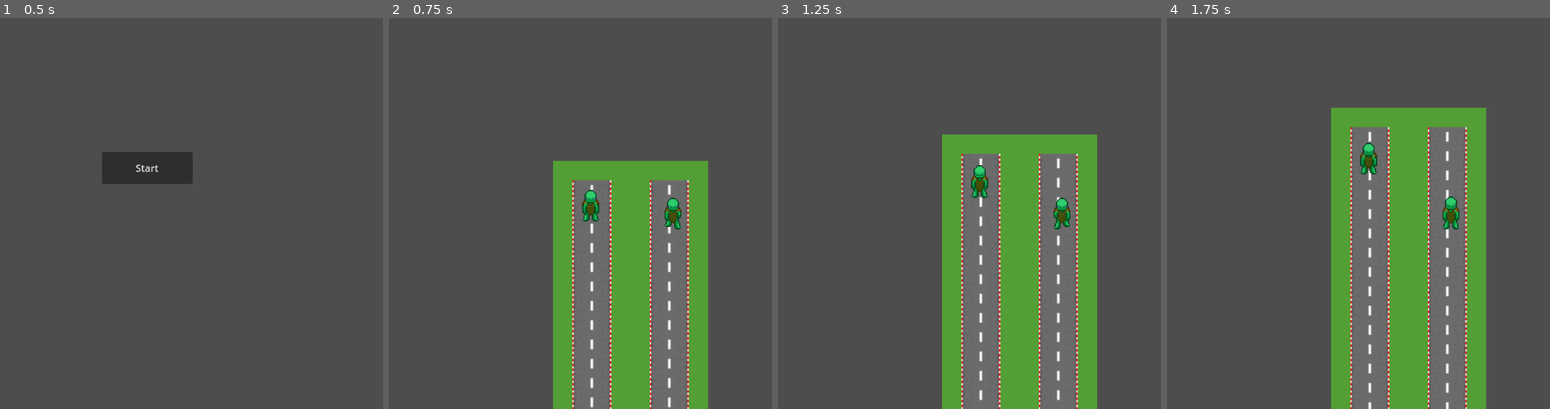
Above: before the commit, frames 1-4 (left to right).
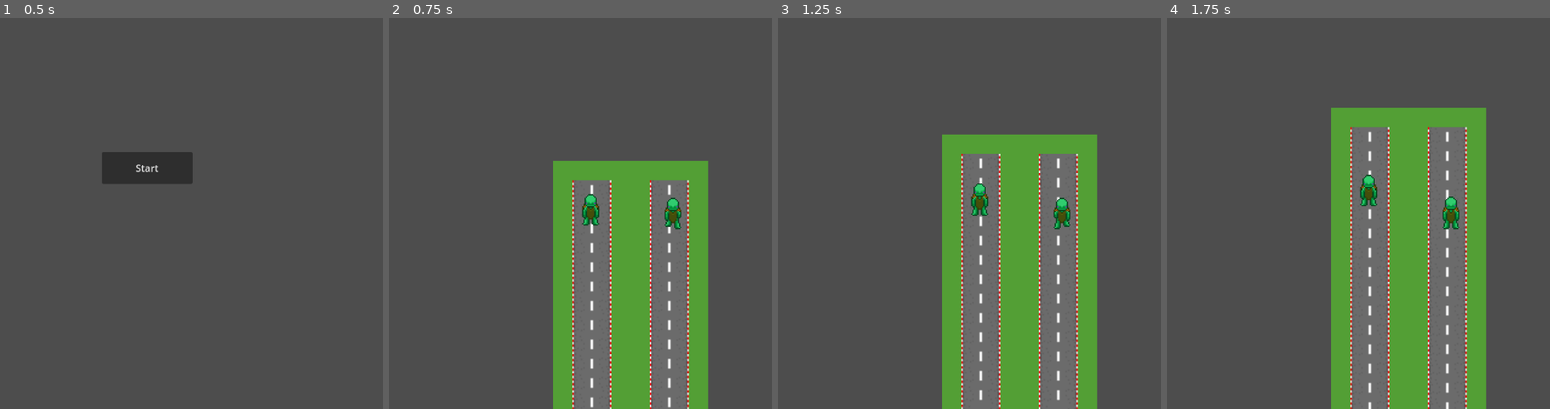
Above: after the commit, the same moments.

Repository: MichaelPherry/TurtleRace
Game: Godot game, scene res://Scenes/start_screen.tscn
The game is run twice, just before and just after one commit, with the same random seed, the same clock (stepped at 60 frames per second) and the same inputs.
Inputs:
- Up to frame 1 (0.5 s): no input
- Up to frame 2 (0.75 s): click "Start" at 0.5 s
- Up to frame 3 (1.25 s): no input
- Up to frame 4 (1.75 s): no input

Frame 1 is identical in both runs. In frame 2, 0.3% of the frame differs, in the area x 50-55%, y 43-54%; in frame 3, 0.5%; in frame 4, 0.6%, in the area x 50-55%, y 31-49%.

Commit message:
adding shop to kevin branch

Diff:
--- a/Scenes/FinishLine.gd
+++ b/Scenes/FinishLine.gd
@@ -19,6 +19,6 @@
 			body.sprite.speed_scale = 1
 			body.sprite.play("Standing")
 			print("%s has finished the race!" % body.name)
-			if len(finished_turts) >= 2:
+			if len(finished_turts) >= 1:
 				#pass
 				get_tree().change_scene_to_file("res://Scenes/shop.tscn")
--- a/Scenes/computer.gd
+++ b/Scenes/computer.gd
@@ -5,7 +5,7 @@
 var multiplier = 4
 
 #If health falls to zero your speed slows drastically
-const full_health = 0
+const full_health = 3
 var health_buff = 0
 var race_health = 3
 var health_check = true
--- a/Scenes/shop.gd
+++ b/Scenes/shop.gd
@@ -1,7 +1,12 @@
 extends Node2D
 
 #There's like for sure a better way to do this
-var itemList = ["Coffee", "Test", "Test2"]
+var rng = RandomNumberGenerator.new()
+var weights = PackedFloat32Array([1, 1, 1, 1, 0.5])
+#weights will assign a weight to each index, ie index 0 has a weight of 1, index
+#4 has a weight of 0.5 meaning 1 is more likely to get picked
+
+var itemList = ["Coffee", "Test", "Test2", "test3", "test4"]
 var itemImage = {"Coffee" : "res://Art/Coffee Mug 001 16x161.png",
 "Test" : "res://Art/Coffee Mug 001 16x161.png",
 "Test2" : "res://Art/Coffee Mug 001 16x161.png"}
@@ -10,8 +15,14 @@
 func _ready():
 	#this will put all the items into the shop, we can change this to select a certain amount later
 	#Can also mess with rarity and stuff like that later
+	print("test")
 	for item in itemList:
 		get_node("ItemList").add_item(item, load(itemImage[item]))
+
+	#for i in range(3):
+	#	var item_picked = itemList[rng.rand_weighted(weights)]
+	#	get_node("ItemList").add_item(item_picked, load(itemImage[item_picked]))
+
 
 
 
--- a/Scenes/shop.tscn
+++ b/Scenes/shop.tscn
@@ -17,5 +17,7 @@
 Eventually we'll have it be randomized and what not"
 
 [node name="ItemList" type="ItemList" parent="."]
-offset_right = 40.0
-offset_bottom = 40.0
+offset_left = 147.0
+offset_top = 292.0
+offset_right = 529.0
+offset_bottom = 486.0
